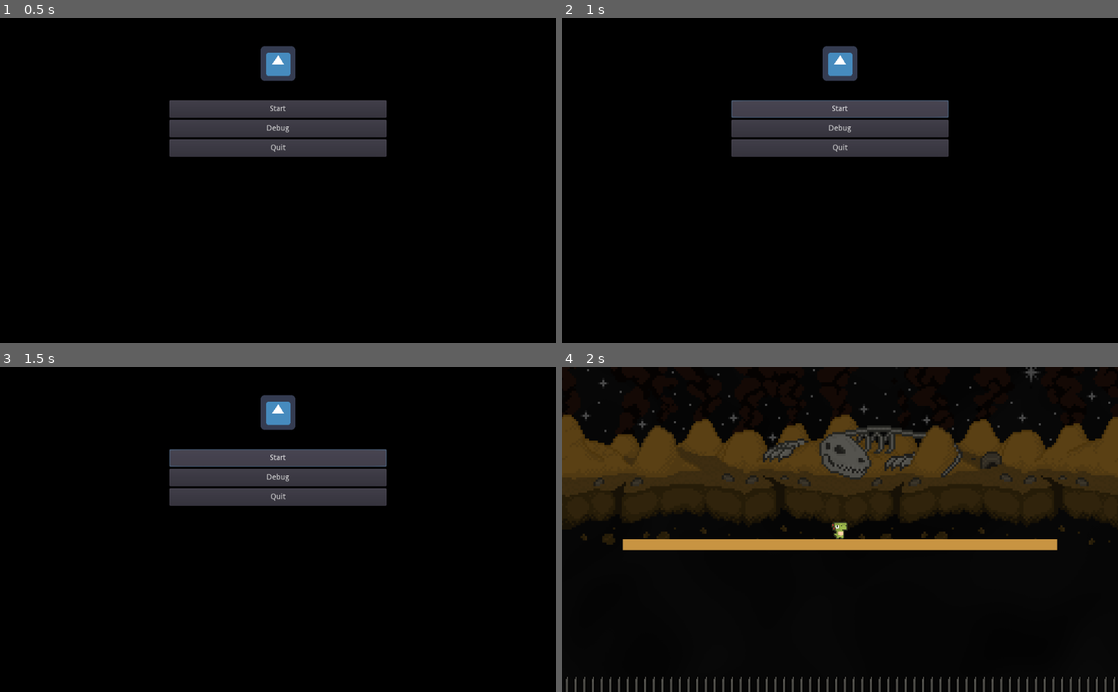
Above: before the commit, frames 1-4 (two rows, left to right).
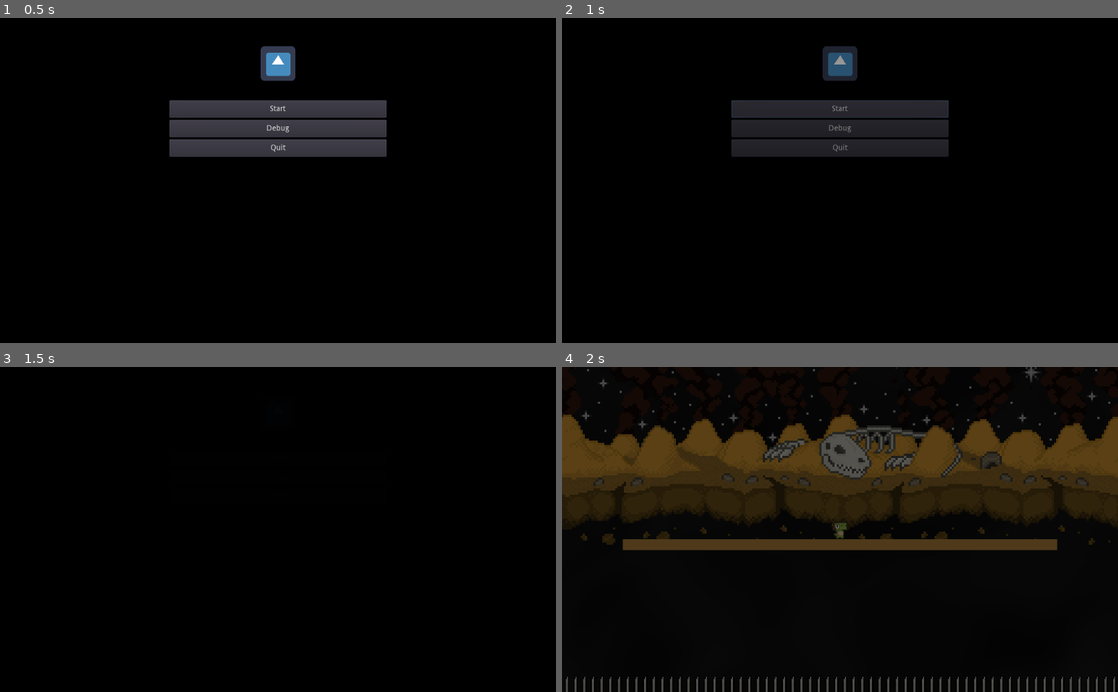
Above: after the commit, the same moments.

Repository: ashnel3/DinoGame
Game: Godot game, scene res://menus/TestMenu.tscn
Two runs of this game, one before a commit and one after it. Both use one fixed random seed, a clock stepped at 60 frames per second and the inputs below. The engine's default icon, where the game draws it, is replaced by a stand-in: a white triangle on a blue panel in a dark square.
Inputs:
- Up to frame 1 (0.5 s): no input
- Up to frame 2 (1 s): click "Start" at 0.5 s
- Up to frame 3 (1.5 s): click "Start" at 1.25 s
- Up to frame 4 (2 s): no input

Frame 1 is identical in both runs. In frame 2, 6.8% of the frame differs, in the area x 30-70%, y 8-43%; in frame 3, 7.1%; in frame 4, 2.8%.

Commit message:
fix: scene manager animations

Diff:
--- a/src/globals/scene_manager/SceneManager.gd
+++ b/src/globals/scene_manager/SceneManager.gd
@@ -3,10 +3,8 @@
 onready var animation_player = $AnimationPlayer
 
 # TODO: implement transition delay
-# FIXME: scene changes before animation is finished
 func set_scene(path: String, transition: String = "fade", speed: float = 1.0, delay: float = 0):
-    animation_player.playback_speed = speed
-    animation_player.play(transition)
+    animation_player.play(transition, -1, speed)
     yield(animation_player, "animation_finished")
     assert(get_tree().change_scene(path) == OK)
-    animation_player.play_backwards(transition)
+    animation_player.play(transition, -1, -speed, true)
--- a/src/globals/scene_manager/SceneManager.tscn
+++ b/src/globals/scene_manager/SceneManager.tscn
@@ -89,10 +89,11 @@
 }
 
 [node name="SceneManager" type="Node2D"]
+z_index = 100
 script = ExtResource( 1 )
 
 [node name="CanvasLayer" type="CanvasLayer" parent="."]
-layer = -1
+layer = 0
 
 [node name="Control" type="Control" parent="CanvasLayer"]
 anchor_right = 1.0
